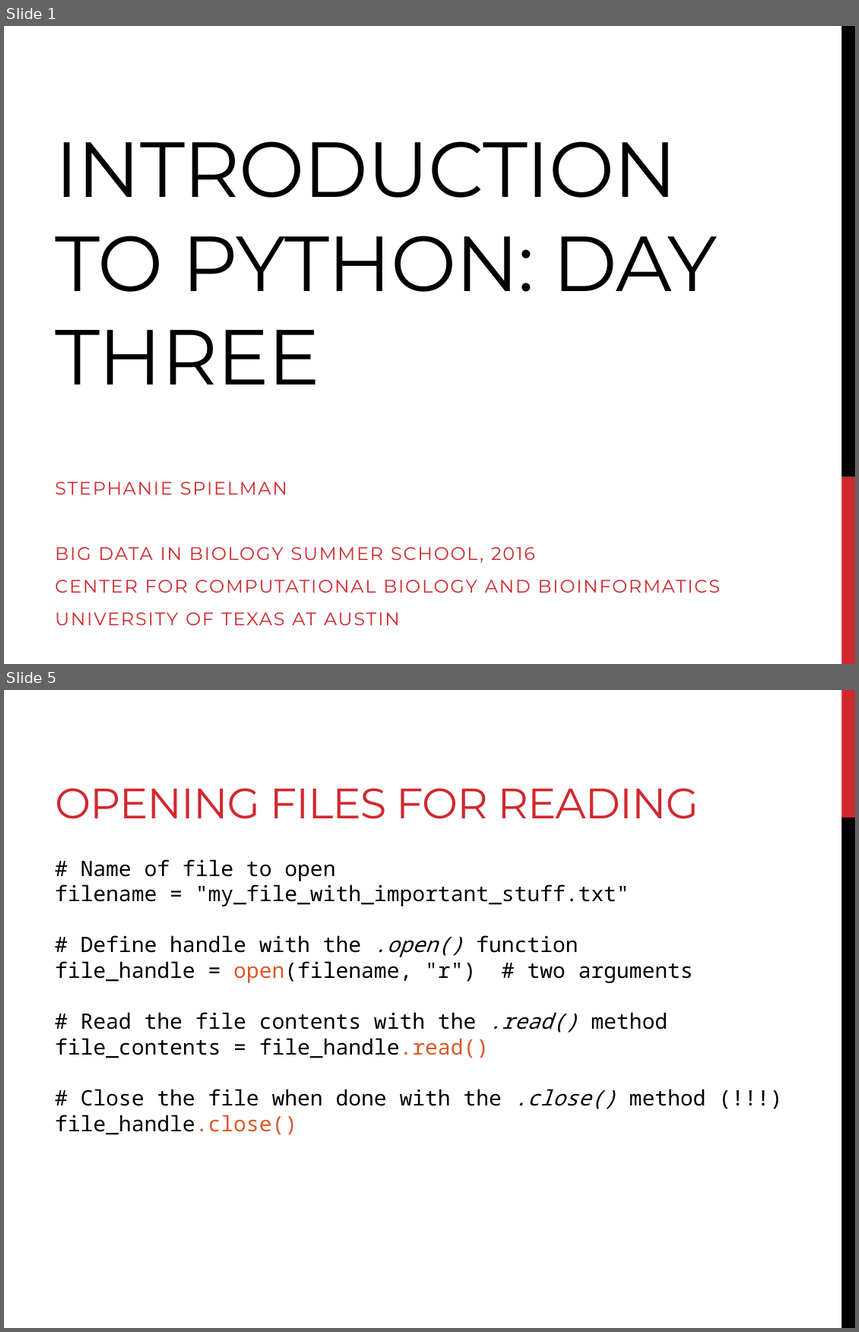
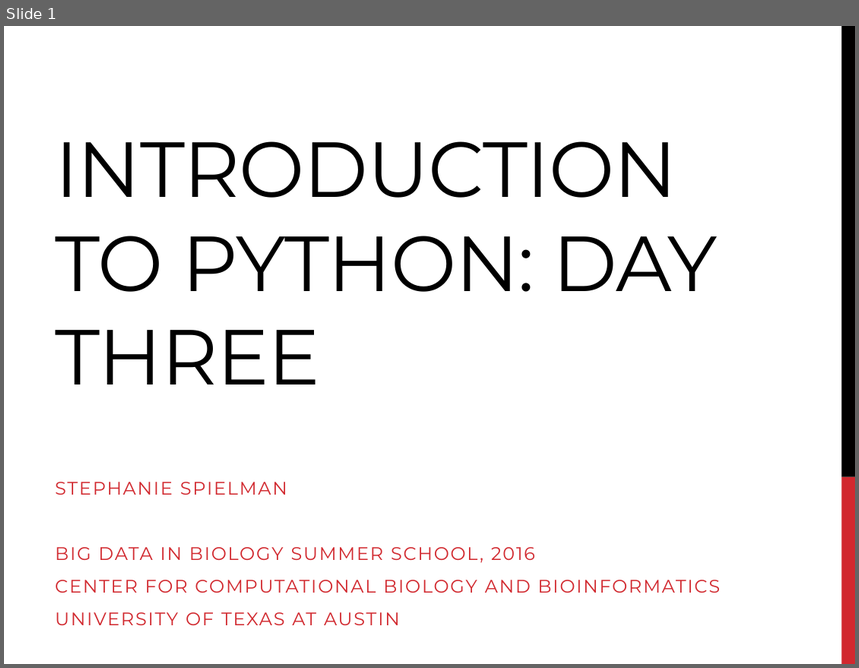
Before and after one commit to sjspielman/bdib2016_python, a slide deck: files/day3_materials/slides_day3.pptx. Shown one above the other, each under a label of ours: slides 1 and 5 before the commit, slide 1 after it; the slides between them are not shown. The pictures are 859x1332 and 859x668 pixels, drawn with LibreOffice and Linux fonts; fonts in the diff are those of the drawing. Boxes give left, top, right and bottom in pixels: in the first picture for what was removed or moved away, otherwise in the second. Text is boxed around its words. In the diff, an @@ line names an element or a change of style, - is before the commit and + after.

```diff
--- a/files/day3_materials/slides_day3.pptx
+++ b/files/day3_materials/slides_day3.pptx
@@ slide 5 removed at [4, 690, 855, 1328], background #FFFFFF @@
@@ rectangle removed at [842, 690, 855, 818] @@
@@ title removed at [55, 788, 699, 819] @@
-OPENING FILES FOR READING
@@ rectangle removed at [842, 818, 855, 1328] @@
@@ text removed at [55, 859, 706, 1135] @@
-# Name of file to open
-filename = "my_file_with_important_stuff.txt"
-# Define handle with the .open() function
-file_handle = open(filename, "r") # two arguments
-# Read the file contents with the .read() method
-file_contents = file_handle.read()
-# Close the file when done with the .close() method (!!!)
-file_handle.close()
```
Also in this commit, not shown: 23 slides added, 14 other slides removed, 30 other files.
